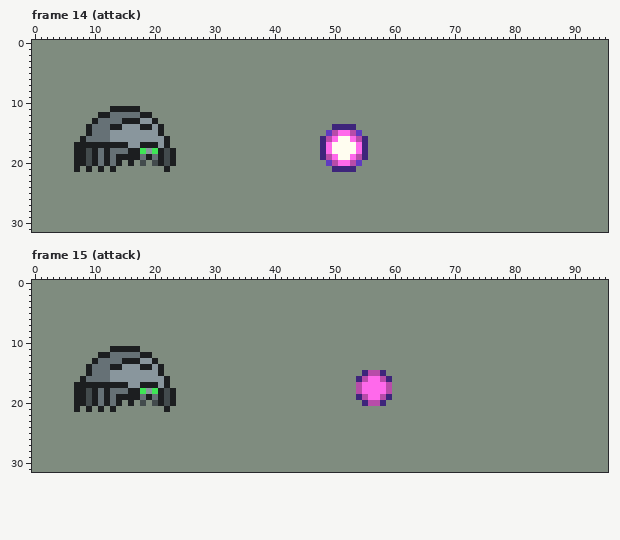
Pixel-art file, stored at game/code/assets/art/enemies/spirk/aseprite/Sprite-spirk-animation-attack.aseprite. Above is the file before it was changed.
96x32 pixels, 22 frames. Shown: frame 14 (attack), frame 15 (attack). The commit also changed other frames, which this record leaves out.
And afterwards:
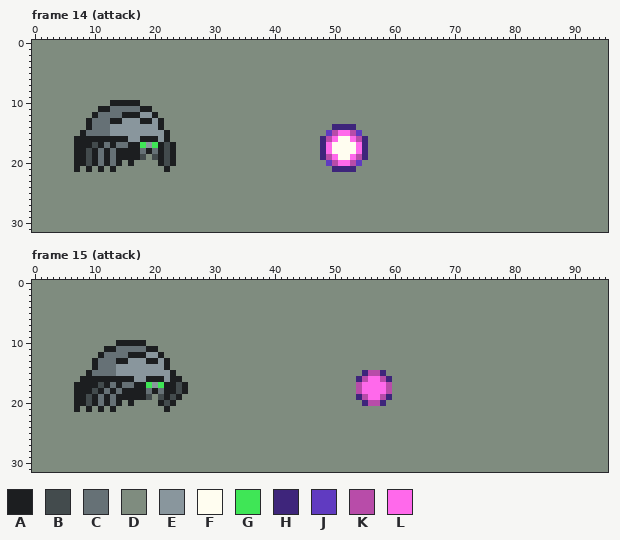
Palette (. is transparent): A #1c1e20  B #434b4d  C #667176  D #7f8c7f  E #89969d  F #fffdf0  G #3fe656  H #3e257b  J #603bc1  K #b84ca9  L #ff69eb
Diff:
{"where": "frame 14 (attack), layer \"spirk\""}
{"frame":14,"y":10,"x":13,"old":"DDDDD","new":"AAAAA"}
{"frame":14,"y":11,"x":11,"old":"DDAAAAADD","new":"AACCCCCAA"}
{"frame":14,"y":12,"x":10,"old":"DAA","new":"ACC"}
{"frame":14,"y":12,"x":15,"old":"CCCAAD","new":"AAAEEA"}
{"frame":14,"y":13,"x":9,"old":"DA","new":"AC"}
{"frame":14,"y":13,"x":13,"old":"CCAAAEEAD","new":"AAEEEAAEA"}
{"frame":14,"y":14,"x":13,"old":"AA","new":"EE"}
{"frame":14,"y":14,"x":18,"old":"AA","new":"EE"}
{"frame":14,"y":15,"x":8,"old":"DA","new":"AC"}
{"frame":14,"y":15,"x":21,"old":"AD","new":"EA"}
{"frame":14,"y":16,"x":7,"old":"D","new":"A"}
{"frame":14,"y":16,"x":9,"old":"CCCCEEE","new":"AAAAAAA"}
{"frame":14,"y":16,"x":18,"old":"EEE","new":"AAA"}
{"frame":14,"y":17,"x":10,"old":"A","new":"B"}
{"frame":14,"y":17,"x":12,"old":"A","new":"C"}
{"frame":14,"y":17,"x":14,"old":"AAEEAAAEAD","new":"CCAAGEGABA"}
{"frame":14,"y":18,"x":14,"old":"CC","new":"AA"}
{"frame":14,"y":18,"x":18,"old":"GEG","new":"CAC"}
{"frame":14,"y":19,"x":18,"old":"CAC","new":"BDB"}
{"frame":14,"y":20,"x":18,"old":"B","new":"D"}
{"frame":14,"y":20,"x":20,"old":"B","new":"D"}
{"where": "frame 15 (attack), layer \"spirk\""}
{"frame":15,"y":10,"x":14,"old":"DDDDD","new":"AAAAA"}
{"frame":15,"y":11,"x":12,"old":"D","new":"A"}
{"frame":15,"y":11,"x":14,"old":"AAAADDD","new":"CCCCCAA"}
{"frame":15,"y":12,"x":12,"old":"A","new":"C"}
{"frame":15,"y":12,"x":16,"old":"CC","new":"AA"}
{"frame":15,"y":12,"x":19,"old":"ADD","new":"EEA"}
{"frame":15,"y":13,"x":14,"old":"C","new":"A"}
{"frame":15,"y":13,"x":16,"old":"AA","new":"EE"}
{"frame":15,"y":13,"x":19,"old":"E","new":"A"}
{"frame":15,"y":13,"x":21,"old":"DD","new":"EA"}
{"frame":15,"y":14,"x":9,"old":"AC","new":"DA"}
{"frame":15,"y":14,"x":13,"old":"AA","new":"CE"}
{"frame":15,"y":14,"x":18,"old":"AA","new":"EE"}
{"frame":15,"y":14,"x":21,"old":"AD","new":"EA"}
{"frame":15,"y":15,"x":13,"old":"E","new":"C"}
{"frame":15,"y":15,"x":21,"old":"ADD","new":"EEA"}
{"frame":15,"y":16,"x":9,"old":"CCCCEEEE","new":"AAAAAAAA"}
{"frame":15,"y":16,"x":19,"old":"EEEADD","new":"AAAEAA"}
{"frame":15,"y":17,"x":11,"old":"A","new":"B"}
{"frame":15,"y":17,"x":13,"old":"A","new":"C"}
{"frame":15,"y":17,"x":15,"old":"AEE","new":"CCA"}
{"frame":15,"y":17,"x":19,"old":"AAE","new":"GEG"}
{"frame":15,"y":17,"x":23,"old":"DDD","new":"ABA"}
{"frame":15,"y":18,"x":9,"old":"BACAC","new":"ABACA"}
{"frame":15,"y":18,"x":15,"old":"C","new":"A"}
{"frame":15,"y":18,"x":18,"old":"GEGAB","new":"ACACA"}
{"frame":15,"y":18,"x":24,"old":"DD","new":"BA"}
{"frame":15,"y":19,"x":18,"old":"CACABAD","new":"ABDBABA"}
{"frame":15,"y":20,"x":18,"old":"B","new":"D"}
{"frame":15,"y":20,"x":20,"old":"B","new":"D"}
{"label":"changed","picture_box":[74,100,176,166]}
{"label":"changed","picture_box":[86,340,188,406]}
